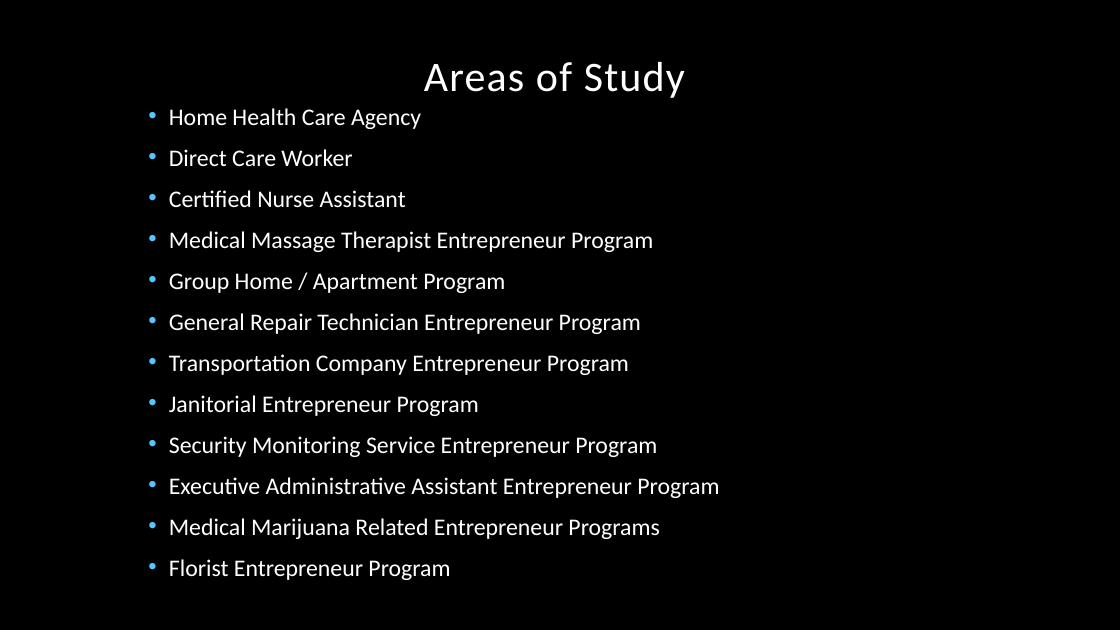
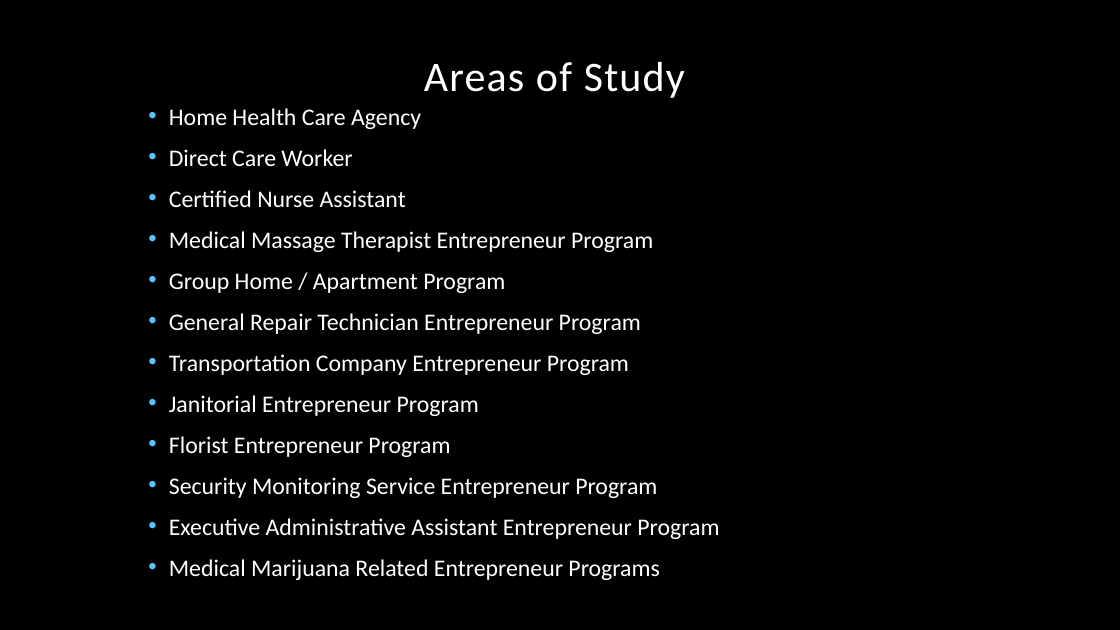
Before and after one commit to KimSmith22/school, a slide deck: slide 12 of collection/NumberOneTraining.pptx. Drawn at 1120x630 pixels with LibreOffice and Linux fonts; fonts in the diff are those of the drawing; background and template pictures are left out. Boxes give left, top, right and bottom in pixels: in the first picture for what was removed or moved away, otherwise in the second. Text is boxed around its words. In the diff, an @@ line names an element or a change of style, - is before the commit and + after.

```diff
--- a/collection/NumberOneTraining.pptx
+++ b/collection/NumberOneTraining.pptx
@@ text at [169,436,450,457]: paragraph added @@
+• Florist Entrepreneur Program
@@ text at [169,559,450,580]: paragraph removed @@
-• Florist Entrepreneur Program
```
Also in this commit, not shown: 2 other slides changed, 3 other files.
